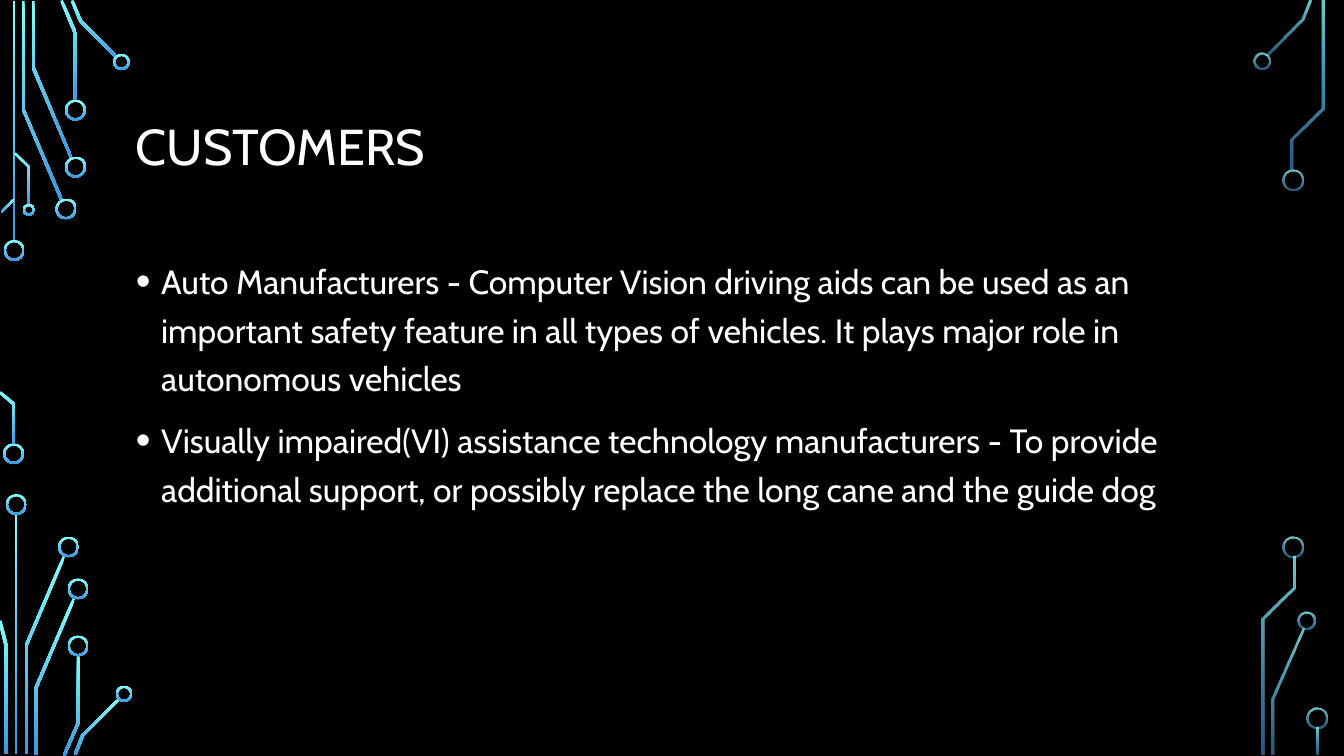
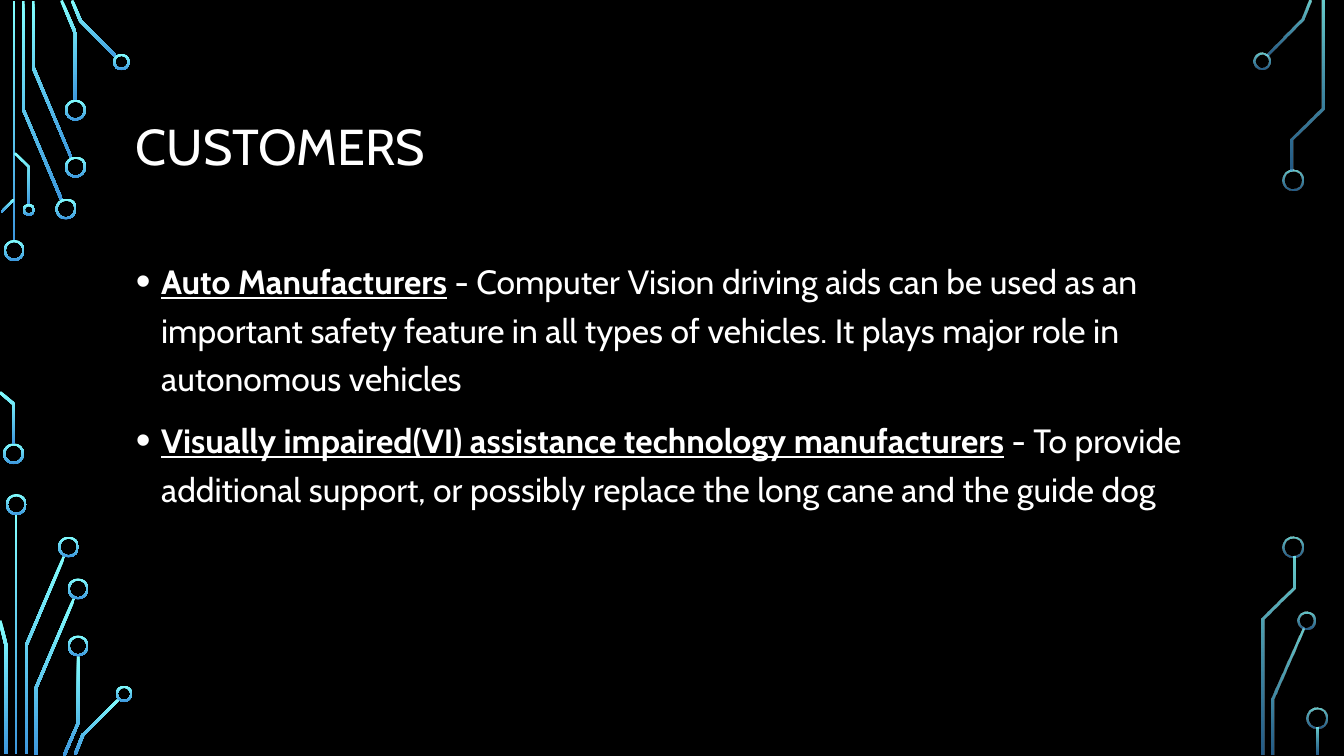
Before and after one commit to Scarabyte/SSW690-Project, a slide deck: slide 9 of docs/Presentations/Computer Vision Driving Aids Project Overview.pptx. Drawn at 1344x756 pixels with LibreOffice and Linux fonts; fonts in the diff are those of the drawing; background and template pictures are left out. Boxes give left, top, right and bottom in pixels: in the first picture for what was removed or moved away, otherwise in the second. Text is boxed around its words. In the diff, an @@ line names an element or a change of style, - is before the commit and + after.

```diff
--- a/docs/Presentations/Computer Vision Driving Aids Project Overview.pptx
+++ b/docs/Presentations/Computer Vision Driving Aids Project Overview.pptx
@@ text "Auto Manufacturers - Computer Vision ..." at box(161, 268, 1182, 510): bold on, underline on in "Auto Manufacturers", "Visually impaired(VI) assistance technology manufacturers" @@
```
Also in this commit, not shown: 7 other slides changed.
